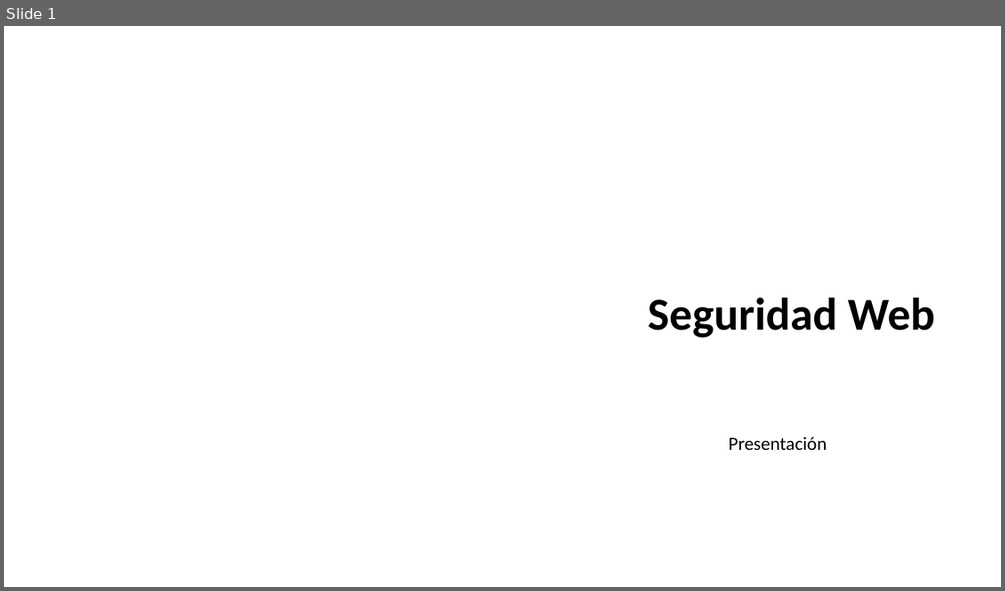
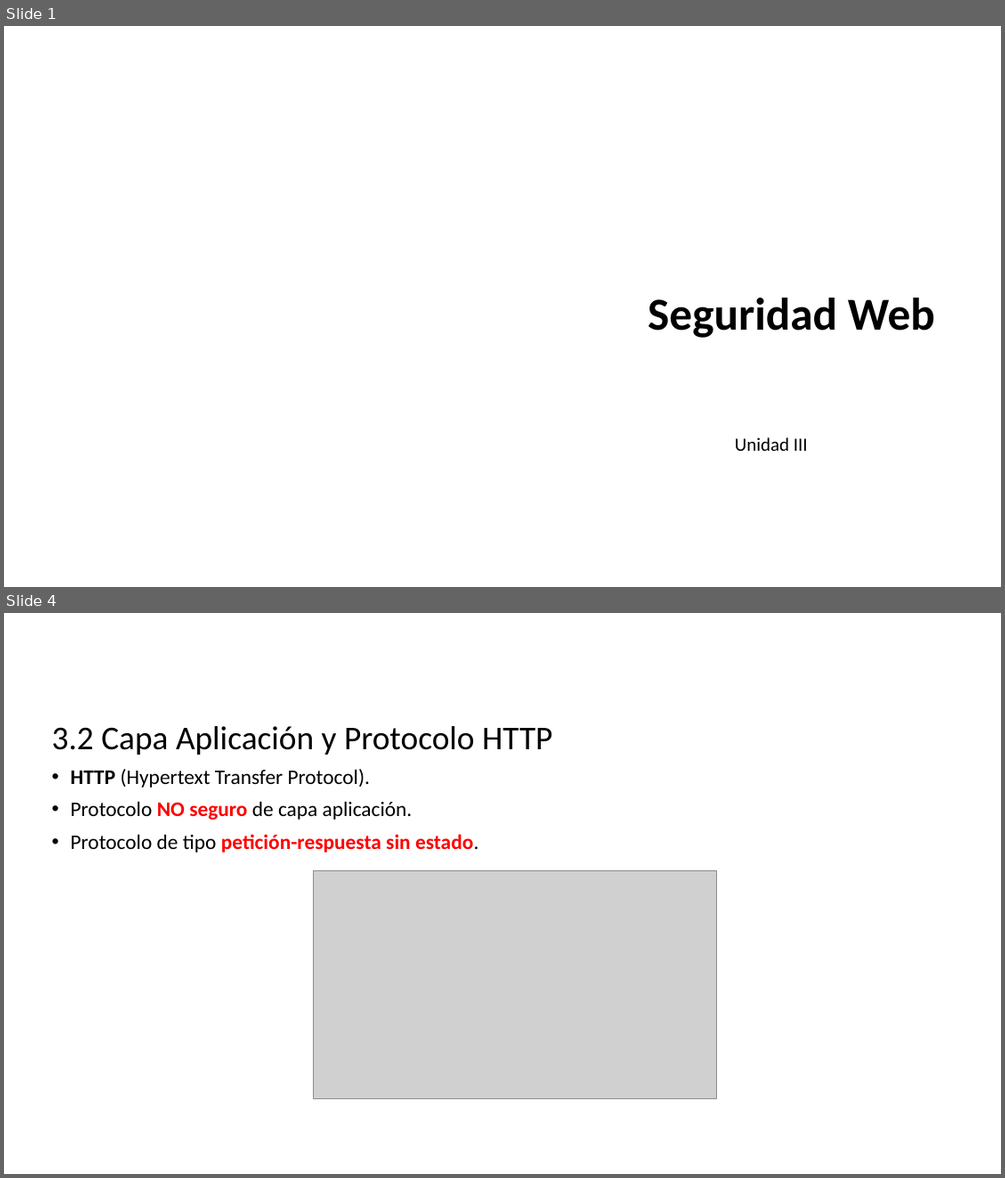
Before and after one commit to dcevallossalas/ITQ, a slide deck: Clases/Unidad3.pptx. Shown one above the other, each under a label of ours: slide 1 before the commit, slides 1 and 4 after it; the slides between them are not shown. The pictures are 1005x591 and 1005x1178 pixels, drawn with LibreOffice and Linux fonts; fonts in the diff are those of the drawing; grey boxes stand for pictures; background and template pictures are left out. Boxes give left, top, right and bottom in pixels: in the first picture for what was removed or moved away, otherwise in the second. Text is boxed around its words. In the diff, an @@ line names an element or a change of style, - is before the commit and + after.

Commit message:
Unidad 3
Unidad 3

```diff
--- a/Clases/Unidad3.pptx
+++ b/Clases/Unidad3.pptx
@@ slide 4 added at bbox=[4, 613, 1001, 1174], background picture (left out) @@
@@ title added at bbox=[52, 726, 552, 755], 32 pt, text #000000 @@
+3.2 Capa Aplicación y Protocolo HTTP
@@ text added at bbox=[71, 769, 478, 852], 20 pt, text #000000 @@
+• HTTP (Hypertext Transfer Protocol).
+• Protocolo NO seguro de capa aplicación.
+• Protocolo de tipo petición-respuesta sin estado.
@@ picture added at bbox=[314, 871, 717, 1098] @@
@@ slide 1 changed as well @@
@@ text at bbox=[735, 437, 808, 451]: text changed @@
-Presentación
+Unidad III
```
Also in this commit, not shown: 7 other slides added, 1 slide removed, 4 other files.
